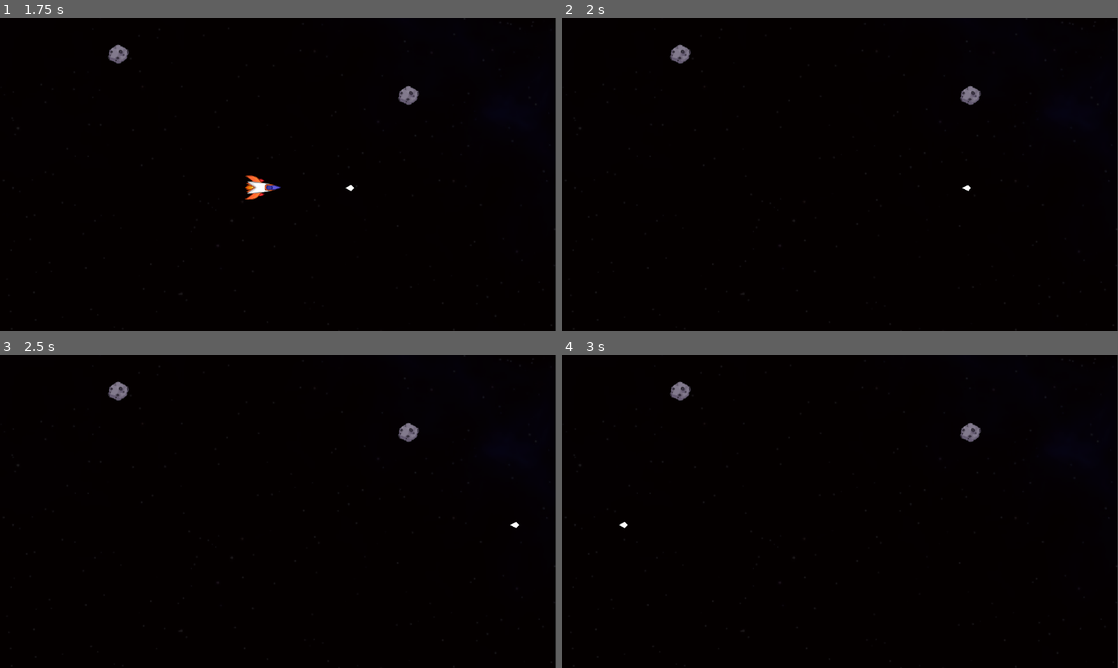
Above: before the commit, frames 1-4 (two rows, left to right).
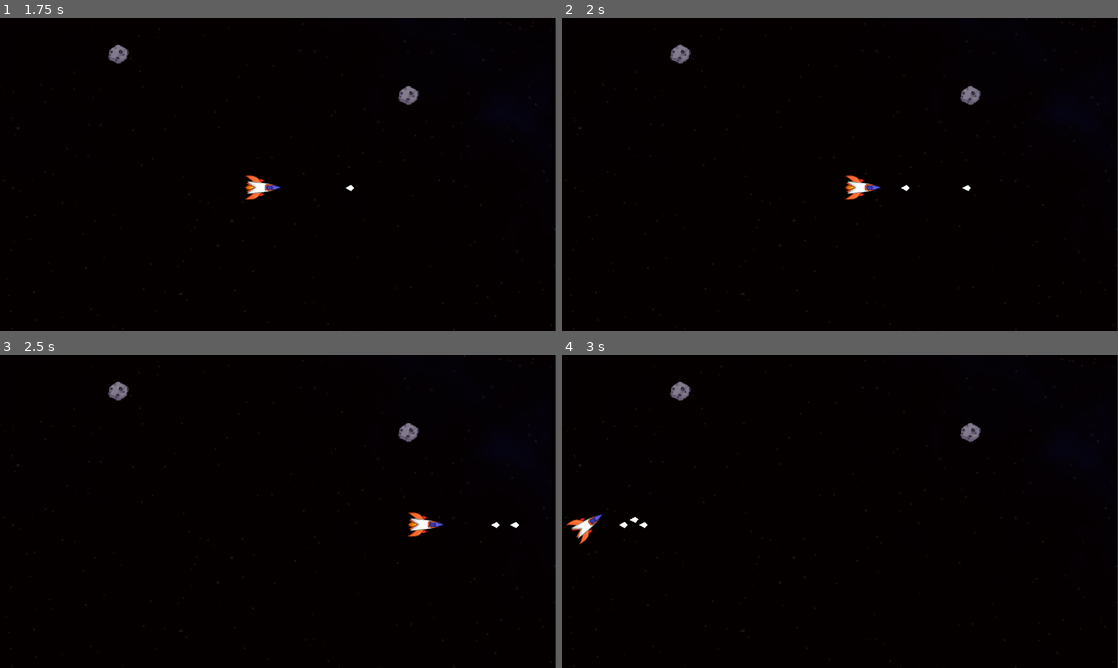
Above: after the commit, the same moments.

Repository: byKrem/ship-asteroids-space
Game: Godot game, scene res://Scenes/UI/main_menu.tscn
Same seed, same stepped clock (60 frames per second), same inputs: the game is played once before the commit and once after it.
Inputs:
- Up to frame 1 (1.75 s): click "Start" at 0.5 s; tap Enter at 1.25 s; hold W (accelerate) from 1.28 s (still down); hold Space (shoot) from 1.28 s (still down)
- Up to frame 2 (2 s): keep holding W (accelerate); keep holding Space (shoot)
- Up to frame 3 (2.5 s): keep holding W (accelerate); release Space (shoot) at 2.03 s; tap Space (shoot) at 2.1 s
- Up to frame 4 (3 s): release W (accelerate) at 2.78 s; hold A (rotate_left) from 2.78 s (still down); hold Space (shoot) from 2.78 s (still down)

Frame 1 is identical in both runs. In frame 2, 0.3% of the frame differs, in the area x 50-63%, y 50-58%; in frame 3, 0.3%; in frame 4, 0.3%, in the area x 0-16%, y 50-61%.

Commit message:
Fixed collision layering
Must fix accidential self-destructions

Diff:
--- a/Scenes/Components/mob_spawner.gd
+++ b/Scenes/Components/mob_spawner.gd
@@ -16,6 +16,8 @@
 			randf_range(spawn_area.position.x,spawn_area.end.x),
 			randf_range(spawn_area.position.y,spawn_area.end.y))
 
+		# TODO: Works only for Asteroids. Need to be fixed for UFO's
+		# Maybe create class mob with declared move_direction variable
 		mob.rotation = randf_range(0, 2 * PI)
 
 		mob.velocity = Vector2(cos(mob.rotation),sin(mob.rotation)) * 50
--- a/Scenes/asteroid.tscn
+++ b/Scenes/asteroid.tscn
@@ -27,14 +27,14 @@
 health = 2
 
 [node name="HurtboxComponent" parent="." instance=ExtResource("2_bi0dy")]
+collision_layer = 2
+collision_mask = 2
 
 [node name="CollisionShape2D" type="CollisionShape2D" parent="HurtboxComponent"]
 position = Vector2(0, -1)
 shape = SubResource("CircleShape2D_xliy4")
 
 [node name="HitboxComponent" parent="." instance=ExtResource("3_rfhhd")]
-collision_layer = 3
-collision_mask = 2
 
 [node name="CollisionShape2D" type="CollisionShape2D" parent="HitboxComponent"]
 position = Vector2(0, -1)
--- a/Scenes/bullet.gd
+++ b/Scenes/bullet.gd
@@ -31,3 +31,6 @@
 
 func _on_vanish_timer_timeout() -> void:
 	self.queue_free()
+
+func _on_friendly_fire_timer_timeout() -> void:
+	$HitboxComponent.collision_mask = 3
--- a/Scenes/bullet.tscn
+++ b/Scenes/bullet.tscn
@@ -19,8 +19,8 @@
 texture = ExtResource("1_xjght")
 
 [node name="HitboxComponent" parent="." instance=ExtResource("3_ycag2")]
-collision_layer = 3
-collision_mask = 3
+collision_layer = 2
+collision_mask = 2
 
 [node name="CollisionShape2D" type="CollisionShape2D" parent="HitboxComponent"]
 shape = SubResource("CircleShape2D_6afsh")
@@ -36,4 +36,11 @@
 closed = true
 width_curve = SubResource("Curve_ycag2")
 
+[node name="FriendlyFireTimer" type="Timer" parent="."]
+process_callback = 0
+wait_time = 0.1
+one_shot = true
+autostart = true
+
 [connection signal="timeout" from="VanishTimer" to="." method="_on_vanish_timer_timeout"]
+[connection signal="timeout" from="FriendlyFireTimer" to="." method="_on_friendly_fire_timer_timeout"]
--- a/Scenes/player.tscn
+++ b/Scenes/player.tscn
@@ -37,8 +37,6 @@
 hurtbox = NodePath("../HurtboxComponent")
 
 [node name="HurtboxComponent" parent="." instance=ExtResource("4_fkybt")]
-collision_layer = 3
-collision_mask = 3
 
 [node name="CollisionShape2D" type="CollisionShape2D" parent="HurtboxComponent"]
 rotation = 1.5708
